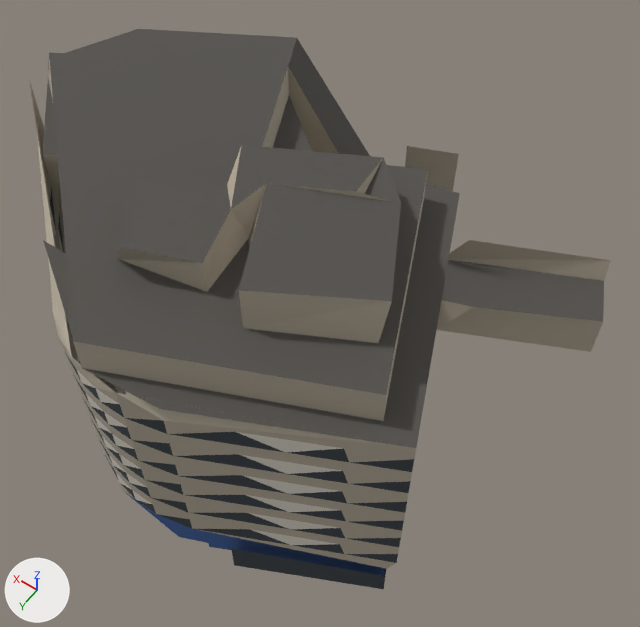
The glTF model public/canal-drive/models/aurora-overtoom.lod2.glb: old version first, new version second.
Before and after are seen from a 50 mm camera at (-33.8, 38.4, 79.6) aimed at (-3.7, -3.7, 13.4). Every picture has the same lights, and +X, +Y and +Z are marked at lower left. The first picture is the older version. Where no turn or scale is listed for an object, it has been applied to the vertices. Vertices at exactly the same position are counted once.

In view in the first picture: 'lod2'.
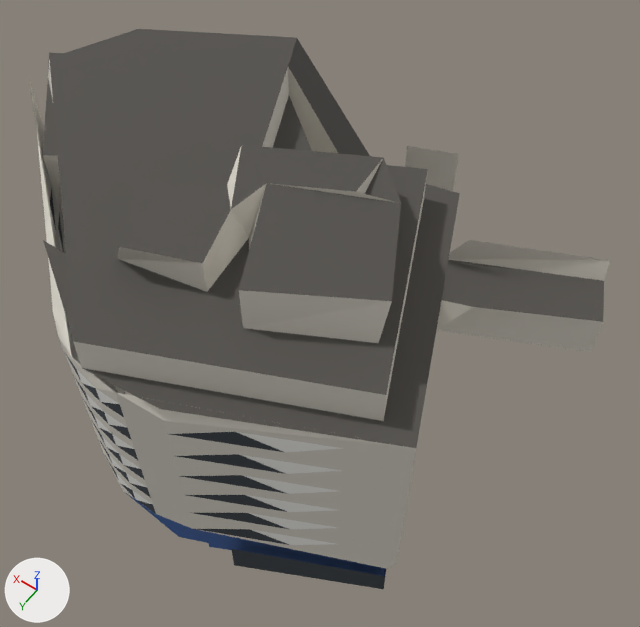
Where the change shows, as pixel boxes [x1, y1, x2, y2] in the pictures (640 x 627 px; the box of a moved part takes in the faces that stretch with it):
'lod2', recoloured (lighter)
    both: [30, 59, 610, 571]
part 1 of me_lod2, moved or reshaped
    both: [77, 355, 414, 589]
part 2 of me_lod2, moved or reshaped
    before: [83, 368, 413, 448]
    after: [170, 432, 349, 462]
part 3 of me_lod2, recoloured (dark grey to light grey)
    both: [126, 418, 192, 528]

What the commit changed:
Material 'Material_0' (mat_material_0) changes colour from grey #b3a998 to light grey #d8d3c8; in linear values from (0.451, 0.397, 0.314) to (0.687, 0.651, 0.578).
me_lod2 has 281 vertices, 405 faces and spans x -27.4..27.4, y -25.2..25.2, z -17.7..17.7.
me_lod2 is used by ob_lod2; location (2.5, -6.0, 17.7).
me_lod2 part 1: 41 of 281 vertices moved; they spanned x -23.5..23.4, y 4.1..23.4, z -17.7..8.2 and now span x -23.5..23.4, y 4.1..24.3, z -17.7..9.7; mean shift (0.2, 0.1, 0.1); largest move (23.0, 4.5, -17.7) -> (-20.4, 18.6, 6.4).
Part 2, on me_lod2:
Vertex 238 of me_lod2 moves from (-8.5, 24.3, 9.7) at pixel (160, 409) to (-16.3, 20.6, 6.4) at pixel (285, 452).
me_lod2 part 3: 6 faces spanning x -8.5..-5.1, y 24.3..25.1, z -9.6..8.2 switch from mat_material_3 (dark grey #3a4046) to mat_material_0 (light grey #d8d3c8).
